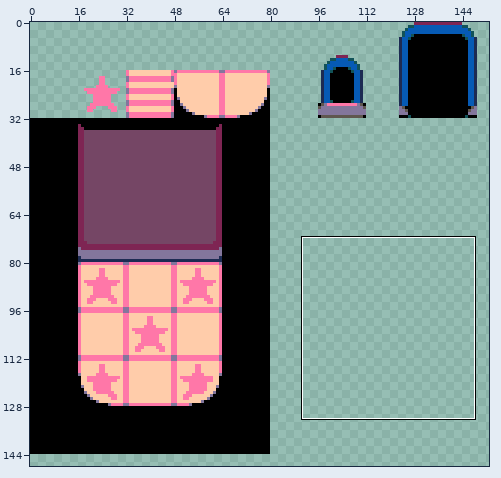
One commit to this pixel-art file: Assets/Sample castle tileset.aseprite. Above, an overview of the earlier version with the close-up marked.
Close-up. As it was:
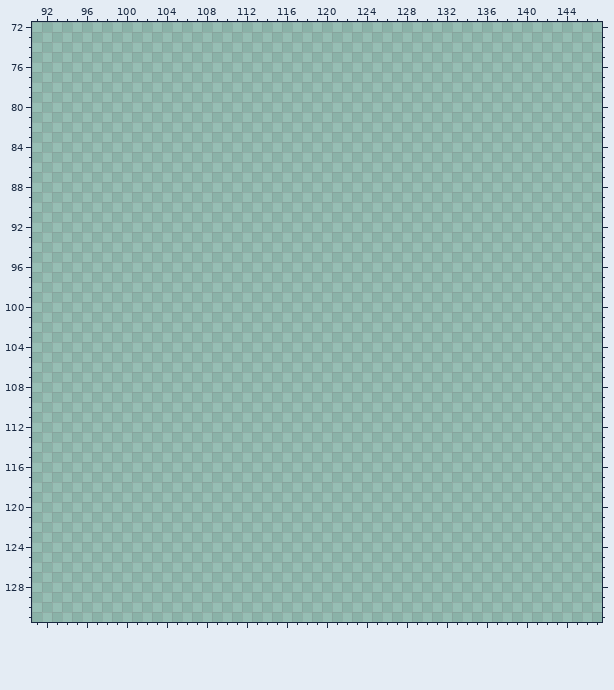
160x160 pixels, 1 frame. Shown: x 91..147, y 72..131. The wide view leaves out empty margins.
And afterwards:
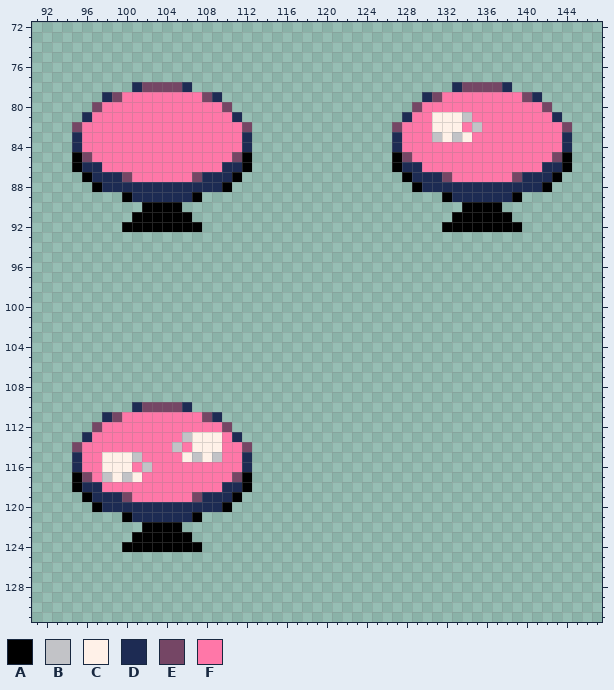
Palette (. is transparent): A #000000  B #c2c3c7  C #fff1e8  D #1d2b53  E #754665  F #ff77a8
Difference:
@@ x 91..147 @@
  77 .........................................................
- 78 .........................................................
- 79 .........................................................
- 80 .........................................................
- 81 .........................................................
- 82 .........................................................
- 83 .........................................................
- 84 .........................................................
- 85 .........................................................
- 86 .........................................................
- 87 .........................................................
- 88 .........................................................
- 89 .........................................................
- 90 .........................................................
- 91 .........................................................
- 92 .........................................................
+ 78 ..........DEEEED..........................DEEEED.........
+ 79 .......DEFFFFFFFFED....................DEFFFFFFFFED......
+ 80 ......EFFFFFFFFFFFFE..................EFFFFFFFFFFFFE.....
+ 81 .....DFFFFFFFFFFFFFFD................DFFCCCBFFFFFFFFD....
+ 82 ....EFFFFFFFFFFFFFFFFE..............EFFFCCCFBFFFFFFFFE...
+ 83 ....DFFFFFFFFFFFFFFFFD..............DFFFBCBCFFFFFFFFFD...
+ 84 ....DFFFFFFFFFFFFFFFFD..............DFFFFFFFFFFFFFFFFD...
+ 85 ....AEFFFFFFFFFFFFFFEA..............AEFFFFFFFFFFFFFFEA...
+ 86 ....ADDFFFFFFFFFFFFDDA..............ADDFFFFFFFFFFFFDDA...
+ 87 .....ADDDEFFFFFFEDDDA................ADDDEFFFFFFEDDDA....
+ 88 ......ADDDDDDDDDDDDA..................ADDDDDDDDDDDDA.....
+ 89 .........ADDDDDDA........................ADDDDDDA........
+ 90 ...........AAAA............................AAAA..........
+ 91 ..........AAAAAA..........................AAAAAA.........
+ 92 .........AAAAAAAA........................AAAAAAAA........
  93 .........................................................
@@ x 93..114 @@
 109 ......................
-110 ......................
-111 ......................
-112 ......................
-113 ......................
-114 ......................
-115 ......................
-116 ......................
-117 ......................
-118 ......................
-119 ......................
-120 ......................
-121 ......................
-122 ......................
-123 ......................
-124 ......................
+110 ........DEEEED........
+111 .....DEFFFFFFFFED.....
+112 ....EFFFFFFFFFFFFE....
+113 ...DFFFFFFFFFBCCCFD...
+114 ..EFFFFFFFFFBFCCCFFE..
+115 ..DFFCCCBFFFFCBCBFFD..
+116 ..DFFCCCFBFFFFFFFFFD..
+117 ..AEFBCBCFFFFFFFFFEA..
+118 ..ADDFFFFFFFFFFFFDDA..
+119 ...ADDDEFFFFFFEDDDA...
+120 ....ADDDDDDDDDDDDA....
+121 .......ADDDDDDA.......
+122 .........AAAA.........
+123 ........AAAAAA........
+124 .......AAAAAAAA.......
 125 ......................
Boxes around the changes in both close-ups, in picture pixels (x1, y1, x2, y2):
added: (72, 82, 252, 232)
added: (392, 82, 572, 232)
added: (72, 402, 252, 552)
